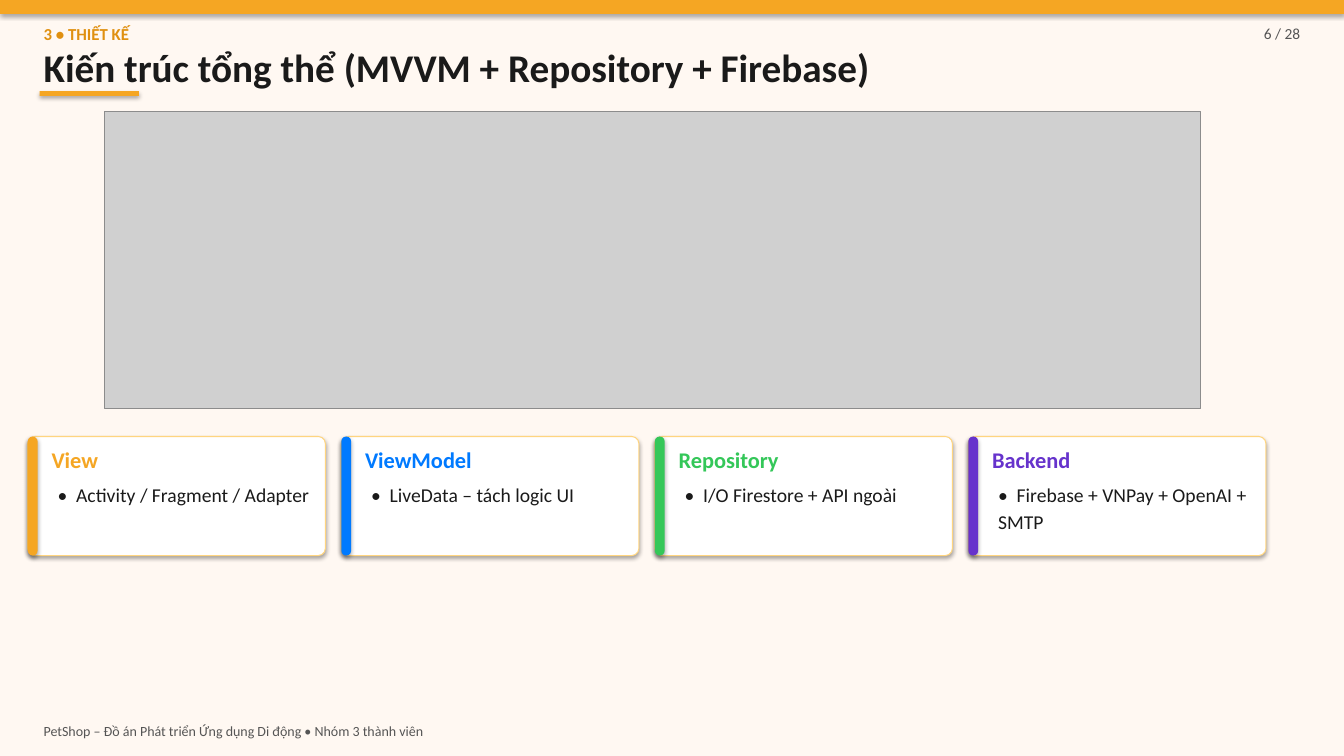
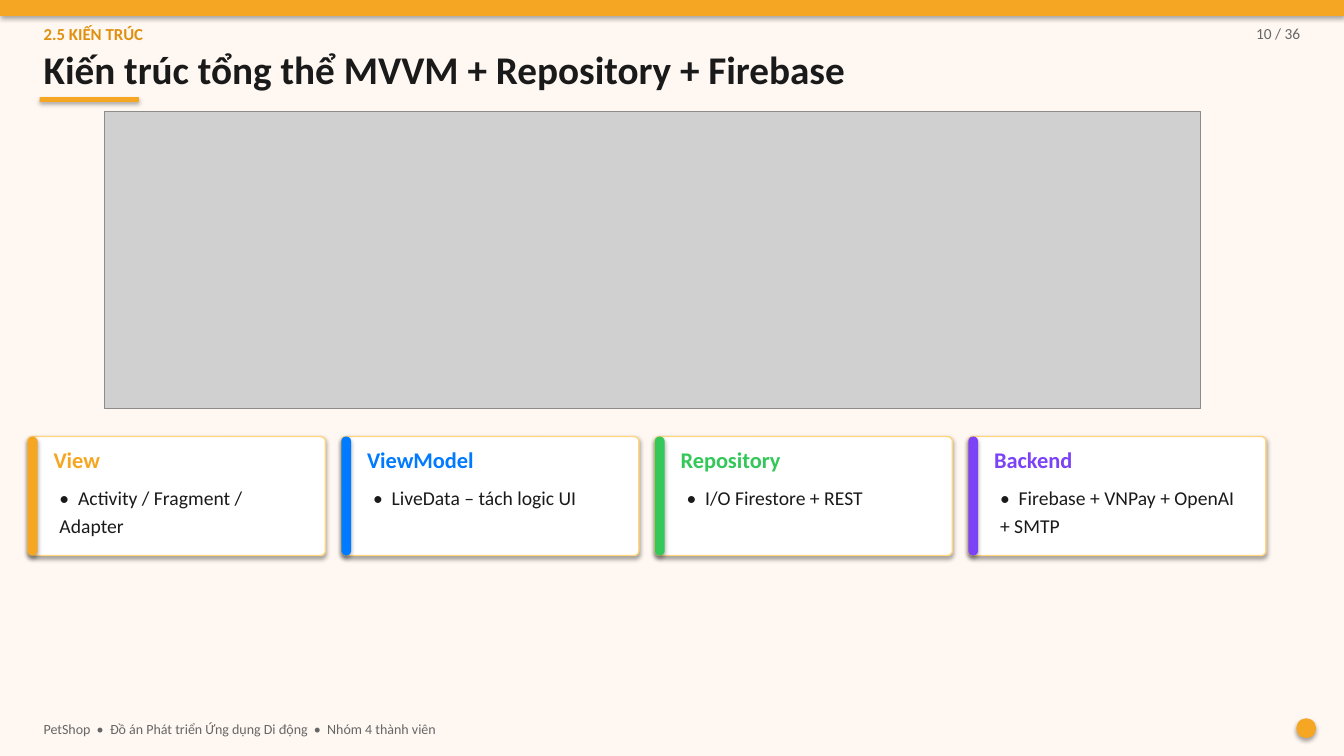
Before and after one commit to DaoTrucMai/Pet-Shop, a slide deck: slide 10 of docs/BAO_CAO_SLIDES.pptx (slide 6 before the commit). Drawn at 1344x756 pixels with LibreOffice and Linux fonts; fonts in the diff are those of the drawing; grey boxes stand for pictures. Boxes give left, top, right and bottom in pixels: in the first picture for what was removed or moved away, otherwise in the second. Text is boxed around its words. In the diff, an @@ line names an element or a change of style, - is before the commit and + after.

```diff
--- a/docs/BAO_CAO_SLIDES.pptx
+++ b/docs/BAO_CAO_SLIDES.pptx
@@ text at (x1=44, y1=27, x2=144, y2=40): text changed @@
-3 • THIẾT KẾ
+2.5 KIẾN TRÚC
@@ text at (x1=1256, y1=28, x2=1301, y2=39): text changed; text colour #555555 to #666666 @@
-6 / 28
+10 / 36
@@ text at (x1=44, y1=53, x2=844, y2=91): text changed @@
-Kiến trúc tổng thể (MVVM + Repository + Firebase)
+Kiến trúc tổng thể MVVM + Repository + Firebase
@@ rectangle moved from (x1=39, y1=92, x2=138, y2=97) to (x1=39, y1=97, x2=138, y2=102) @@
@@ outline #FFD580 0.75 pt to #FFD580 1 pt; proportions changed in 4 elements at (x1=28, y1=437, x2=326, y2=556), (x1=342, y1=437, x2=639, y2=556), (x1=655, y1=437, x2=953, y2=556), (x1=969, y1=437, x2=1266, y2=556) @@
@@ rounded rectangle at (x1=969, y1=437, x2=979, y2=556): fill #6633CC to #7B42F6 @@
@@ text "Backend" at (x1=994, y1=452, x2=1072, y2=468): text colour #6633CC to #7B42F6 @@
@@ line spacing 1.15 to 1.2 in 3 elements at (x1=59, y1=491, x2=230, y2=536), (x1=392, y1=491, x2=577, y2=509), (x1=1014, y1=491, x2=1234, y2=533) @@
@@ text at (x1=705, y1=491, x2=863, y2=506): text changed @@
-• I/O Firestore + API ngoài
+• I/O Firestore + REST
@@ ellipse added at (x1=1297, y1=719, x2=1317, y2=739), fill #F5A623 @@
@@ text at (x1=44, y1=722, x2=436, y2=737): text changed; text colour #555555 to #666666 @@
-PetShop – Đồ án Phát triển Ứng dụng Di động • Nhóm 3 thành viên
+PetShop • Đồ án Phát triển Ứng dụng Di động • Nhóm 4 thành viên
```
Also in this commit, not shown: 17 other slides changed, 19 slides added, 10 slides removed, 26 other files.
